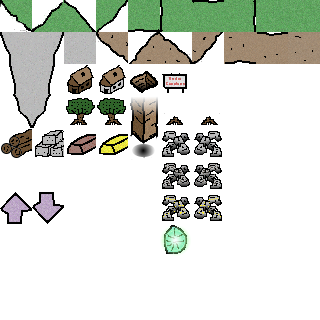
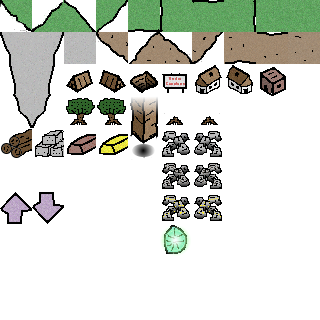
Revision of a layered 320 × 320 image; what changed, layer by layer:
added layer "Stonehut copy #1" above "Stonehut copy" over [260,67,286,96]
added layer "Stonehut copy" above "Stonehut" over [226,65,253,94]
painted on "Stonehut" over [99,65,222,94]
added layer "Hut copy" above "Hut" over [99,70,126,93]
painted on "Hut" over [66,65,94,94]
